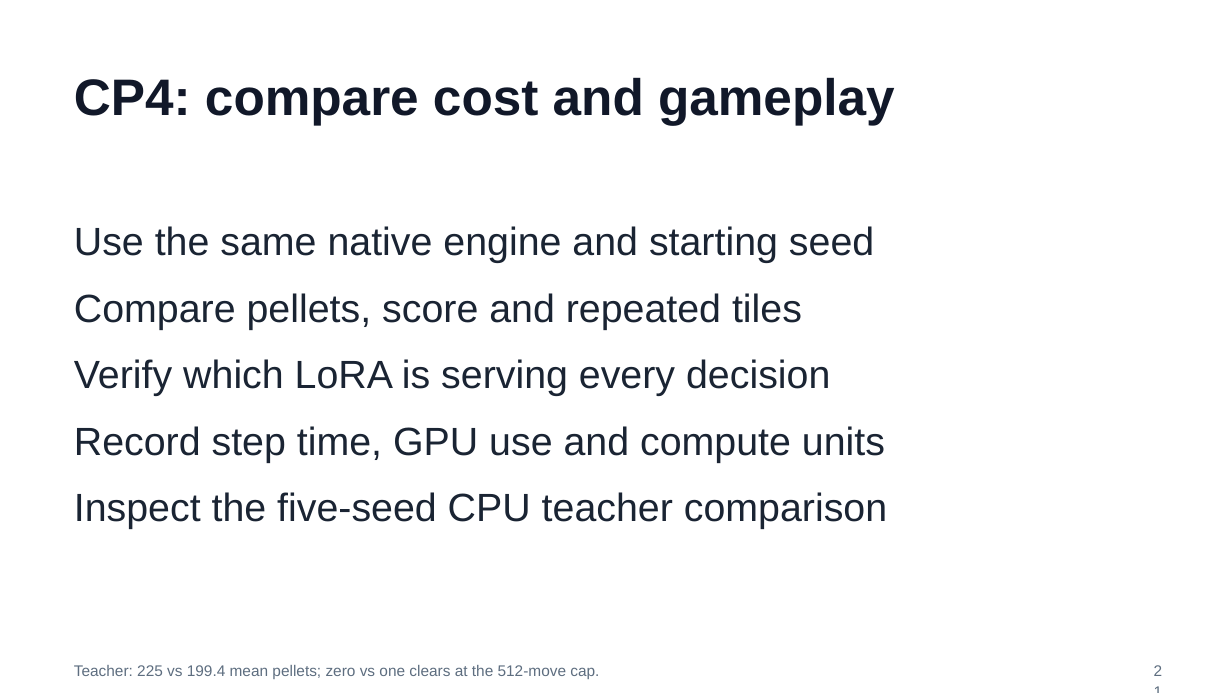
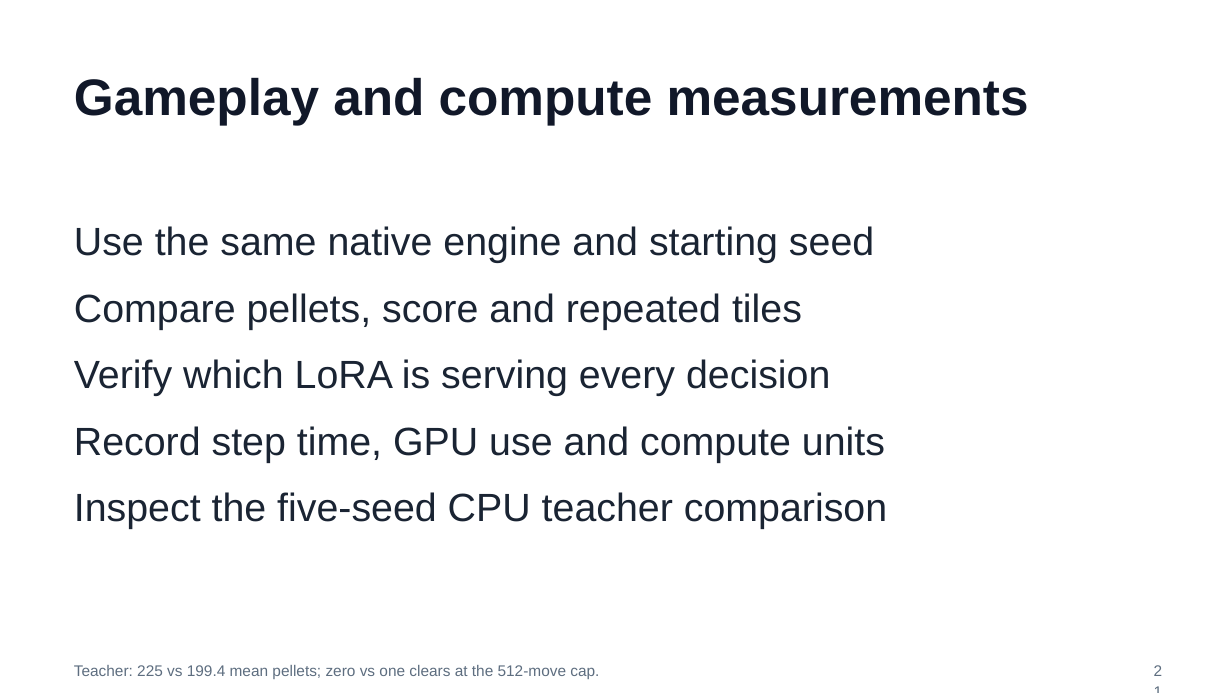
Before and after one commit to huixu11/QPlusLearning, a slide deck: slide 21 of labs/lab-01-kev-pacman/slides/pacman-lab.pptx. Drawn at 1232x693 pixels with LibreOffice and Linux fonts; fonts in the diff are those of the drawing. Boxes give left, top, right and bottom in pixels: in the first picture for what was removed or moved away, otherwise in the second. Text is boxed around its words. In the diff, an @@ line names an element or a change of style, - is before the commit and + after.

```diff
--- a/labs/lab-01-kev-pacman/slides/pacman-lab.pptx
+++ b/labs/lab-01-kev-pacman/slides/pacman-lab.pptx
@@ title at (x1=74, y1=77, x2=1029, y2=125): text changed @@
-CP4: compare cost and gameplay
+Gameplay and compute measurements
```
Also in this commit, not shown: 8 other slides changed, 8 other files.
